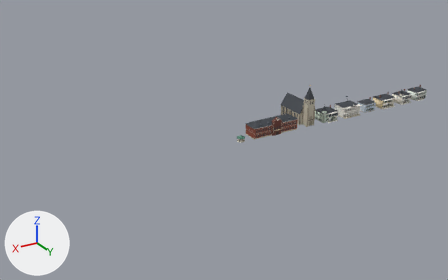
The Blender file assets/buildings/kamome.blend: old version first, new version second.
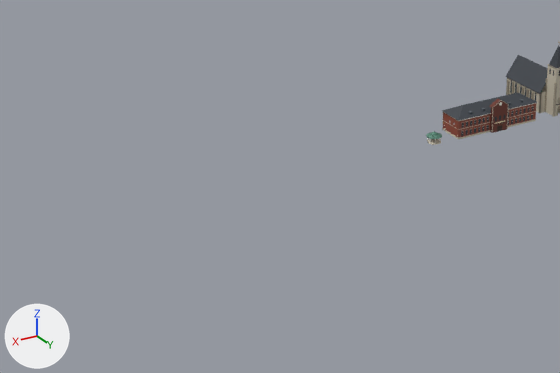
There are two pictures of each version: one whole from a 50 mm camera at (486.0, 410.0, 211.0) aimed at (228.0, -20.0, -4.0), one close up on the part from 0% to 69% of the width and 22% to 96% of the height. Every picture has the same lights, and +X, +Y and +Z are marked at lower left. The older version's two pictures come first.

The first close-up shows 'kamome_church_body', 'kamome_school_body' and 1 more.
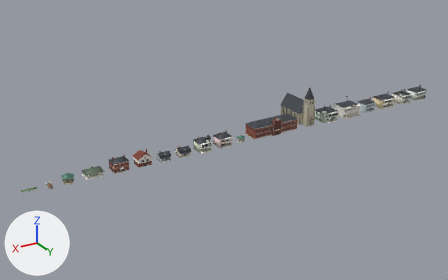
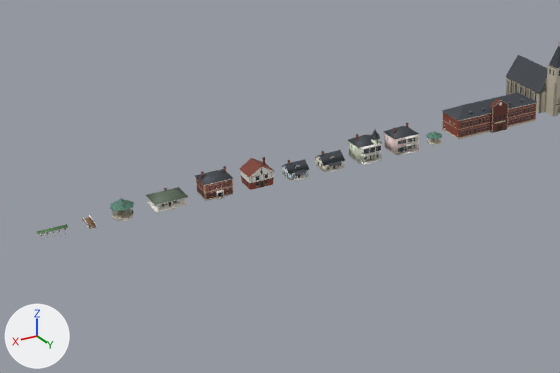
Boxes [x1, y1, x2, y2] around the edits, measured in the close-ups (560 x 373 px):
'kamome_manse_body', added: after [195, 166, 234, 201]
'kamome_ijin_f_body', added: after [348, 130, 382, 165]
'kamome_ijin_e_body', added: after [383, 123, 419, 155]
'kamome_timber_body', added: after [239, 157, 275, 190]
'kamome_bungalow_body', added: after [146, 187, 189, 213]
'kamome_cot_a_body', added: after [314, 150, 345, 172]
'kamome_cot_b_body', added: after [281, 159, 310, 181]
'kamome_bandstand_body', added: after [110, 198, 134, 221]
'kamome_pergola_body', added: after [36, 224, 68, 240]
'kamome_bridge_body', added: after [82, 215, 97, 229]

The change, as a list of edits to the scene's bpy script:
```text
Add ob_kamome_pergola_body:
    ob_kamome_pergola_body = bpy.data.objects.new('kamome_pergola_body', me_kamome_pergola_body)  # 224 vertices, 168 faces; spans x -6.3..6.3, y -3.3..0.3, z 0.0..3.02
    ob_kamome_pergola_body.parent = ob_kamome_pergola
    ob_kamome_pergola_body.location = (0.0, 0.0, 0.0)
Add ob_kamome_pergola:
    ob_kamome_pergola = bpy.data.objects.new('kamome_pergola', None)
    ob_kamome_pergola.location = (402.5, 0.0, 0.0)
Add ob_kamome_bridge_body:
    ob_kamome_bridge_body = bpy.data.objects.new('kamome_bridge_body', me_kamome_bridge_body)  # 556 vertices, 427 faces; spans x -1.65..1.65, y -10.0..0.0, z 0.0..1.84
    ob_kamome_bridge_body.parent = ob_kamome_bridge
    ob_kamome_bridge_body.location = (0.0, 0.0, 0.0)
Add ob_kamome_bridge:
    ob_kamome_bridge = bpy.data.objects.new('kamome_bridge', None)
    ob_kamome_bridge.location = (387.0, 0.0, 0.0)
Add ob_kamome_bandstand_body:
    ob_kamome_bandstand_body = bpy.data.objects.new('kamome_bandstand_body', me_kamome_bandstand_body)  # 844 vertices, 588 faces; spans x -5.0..5.0, y -9.5..0.55, z 0.0..8.75
    ob_kamome_bandstand_body.parent = ob_kamome_bandstand
    ob_kamome_bandstand_body.location = (0.0, 0.0, 0.0)
Add ob_kamome_bandstand:
    ob_kamome_bandstand = bpy.data.objects.new('kamome_bandstand', None)
    ob_kamome_bandstand.location = (373.0, 0.0, 0.0)
Add ob_kamome_bungalow_body:
    ob_kamome_bungalow_body = bpy.data.objects.new('kamome_bungalow_body', me_kamome_bungalow_body)  # 1236 vertices, 909 faces; spans x -7.4..7.4, y -10.9..0.6, z 0.0..7.0
    ob_kamome_bungalow_body.parent = ob_kamome_bungalow
    ob_kamome_bungalow_body.location = (0.0, 0.0, 0.0)
Add ob_kamome_bungalow:
    ob_kamome_bungalow = bpy.data.objects.new('kamome_bungalow', None)
    ob_kamome_bungalow.location = (353.5, 0.0, 0.0)
Add ob_kamome_manse_body:
    ob_kamome_manse_body = bpy.data.objects.new('kamome_manse_body', me_kamome_manse_body)  # 716 vertices, 483 faces; spans x -6.75..6.75, y -10.5..1.7, z 0.0..11.2
    ob_kamome_manse_body.parent = ob_kamome_manse
    ob_kamome_manse_body.location = (0.0, 0.0, 0.0)
Add ob_kamome_manse:
    ob_kamome_manse = bpy.data.objects.new('kamome_manse', None)
    ob_kamome_manse.location = (332.2, 0.0, 0.0)
Add ob_kamome_timber_body:
    ob_kamome_timber_body = bpy.data.objects.new('kamome_timber_body', me_kamome_timber_body)  # 230 vertices, 128 faces; spans x -6.15..6.15, y -9.9..0.8, z 0.0..10.9
    ob_kamome_timber_body.parent = ob_kamome_timber
    ob_kamome_timber_body.location = (0.0, 0.0, 0.0)
Add ob_kamome_timber:
    ob_kamome_timber = bpy.data.objects.new('kamome_timber', None)
    ob_kamome_timber.location = (312.5, 0.0, 0.0)
Add ob_kamome_cot_b_body:
    ob_kamome_cot_b_body = bpy.data.objects.new('kamome_cot_b_body', me_kamome_cot_b_body)  # 864 vertices, 616 faces; spans x -5.0..5.0, y -8.5..2.1, z 0.0..7.6
    ob_kamome_cot_b_body.parent = ob_kamome_cot_b
    ob_kamome_cot_b_body.location = (0.0, 0.0, 0.0)
Add ob_kamome_cot_b:
    ob_kamome_cot_b = bpy.data.objects.new('kamome_cot_b', None)
    ob_kamome_cot_b.location = (294.5, 0.0, 0.0)
Add ob_kamome_cot_a_body:
    ob_kamome_cot_a_body = bpy.data.objects.new('kamome_cot_a_body', me_kamome_cot_a_body)  # 908 vertices, 647 faces; spans x -5.5..5.5, y -9.0..2.1, z 0.0..8.0
    ob_kamome_cot_a_body.parent = ob_kamome_cot_a
    ob_kamome_cot_a_body.location = (0.0, 0.0, 0.0)
Add ob_kamome_cot_a:
    ob_kamome_cot_a = bpy.data.objects.new('kamome_cot_a', None)
    ob_kamome_cot_a.location = (277.0, 0.0, 0.0)
Add ob_kamome_ijin_f_body:
    ob_kamome_ijin_f_body = bpy.data.objects.new('kamome_ijin_f_body', me_kamome_ijin_f_body)  # 3126 vertices, 2305 faces; spans x -6.0..6.0, y -10.7..2.5, z 0.0..15.4; in mat_light (white #fffaf3, glowing white #fffaf3)
    ob_kamome_ijin_f_body.parent = ob_kamome_ijin_f
    ob_kamome_ijin_f_body.location = (0.0, 0.0, 0.0)
Add ob_kamome_ijin_f:
    ob_kamome_ijin_f = bpy.data.objects.new('kamome_ijin_f', None)
    ob_kamome_ijin_f.location = (258.5, 0.0, 0.0)
Add ob_kamome_ijin_e_body:
    ob_kamome_ijin_e_body = bpy.data.objects.new('kamome_ijin_e_body', me_kamome_ijin_e_body)  # 3790 vertices, 2807 faces; spans x -6.5..6.5, y -10.72..2.5, z -1.2..11.6; in mat_light (white #fffaf3, glowing white #fffaf3)
    ob_kamome_ijin_e_body.parent = ob_kamome_ijin_e
    ob_kamome_ijin_e_body.location = (0.0, 0.0, 0.0)
Add ob_kamome_ijin_e:
    ob_kamome_ijin_e = bpy.data.objects.new('kamome_ijin_e', None)
    ob_kamome_ijin_e.location = (239.0, 0.0, 0.0)
```
